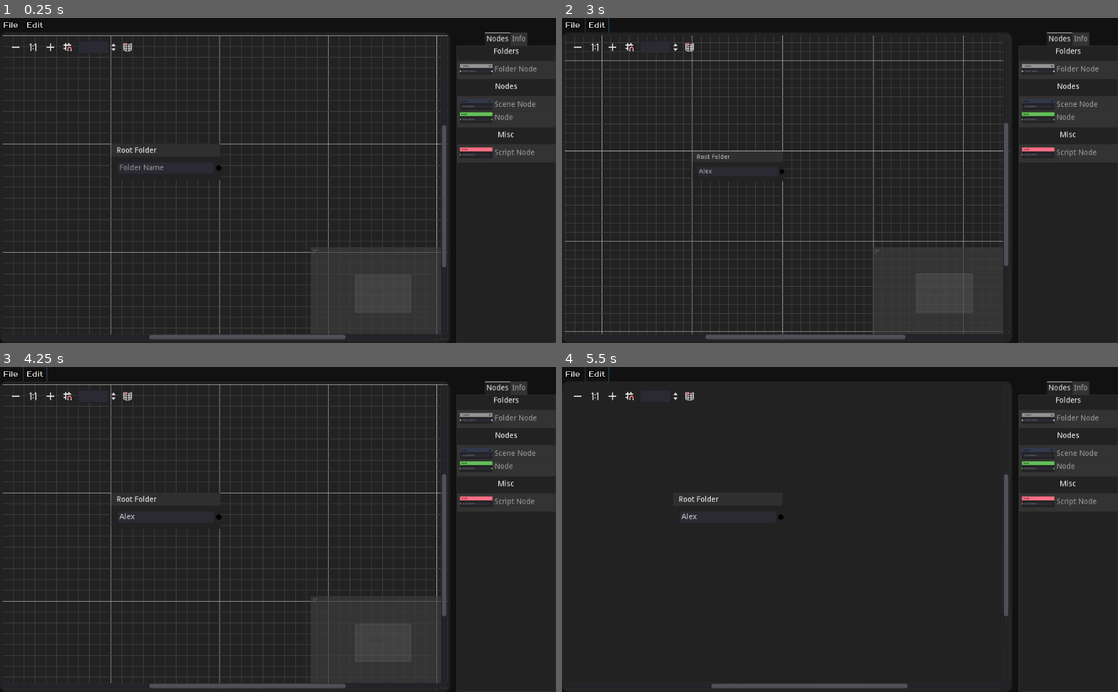
Above: before the commit, frames 1-4 (two rows, left to right).
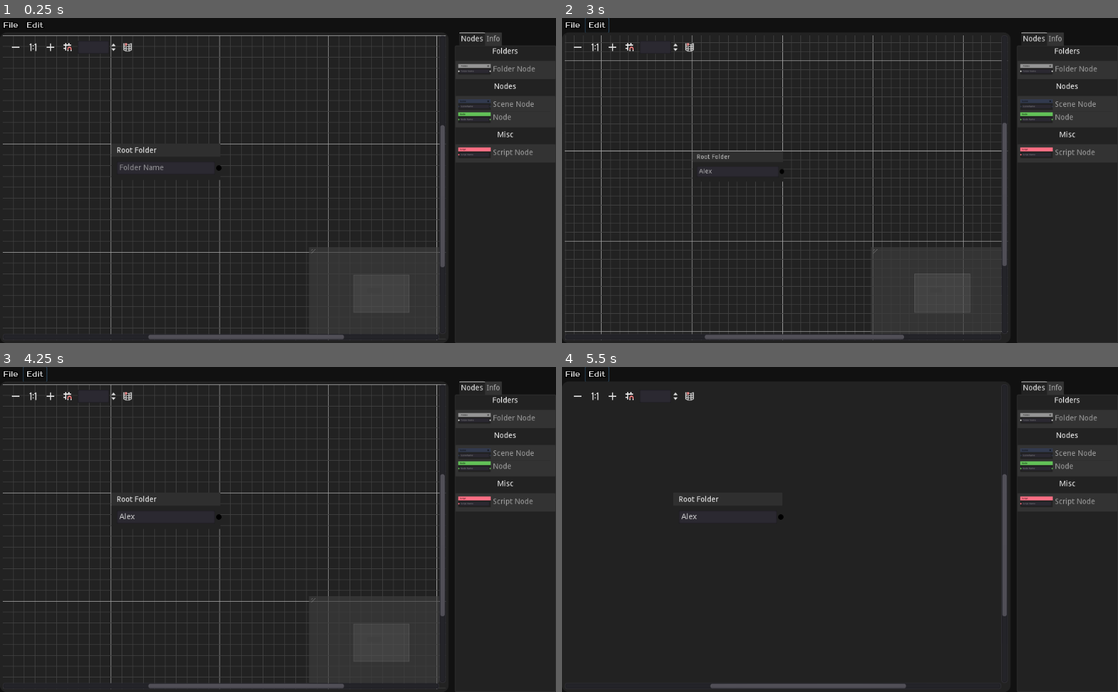
Above: after the commit, the same moments.

Repository: Mercadud/Godot-Project-Planner-Exporter
Game: Godot game, scene res://Scenes/Pages/Main Page.tscn
Two runs of this game, one before a commit and one after it. Both use one fixed random seed, a clock stepped at 60 frames per second and the inputs below.
Inputs (mouse positions are in pixels of both pictures, inside the frame that each line leads up to):
- Up to frame 1 (0.25 s): no input
- Up to frame 2 (3 s): click (728, 167) at 0.52 s; type "Alex" at 0.6 s; click "File" at 1.25 s; click "Edit" at 2 s; click (578, 47) at 2.75 s
- Up to frame 3 (4.25 s): click (50, 396) at 3.5 s
- Up to frame 4 (5.5 s): click (628, 396) at 4.25 s; click (689, 396) at 5 s

The runs differ from the first frame. In frame 1, 1.0% of the frame differs, in the area x 26-97%, y 4-100%; in frame 2, 2.0%, in the area x 2-97%, y 4-100%; in frame 3, 1.0%; in frame 4, 1.0%.

Commit message:
added node info, (no gui yet)

Diff:
--- a/Scenes/Pages/Main Page.tscn
+++ b/Scenes/Pages/Main Page.tscn
@@ -1,9 +1,8 @@
-[gd_scene load_steps=19 format=2]
+[gd_scene load_steps=18 format=2]
 
 [ext_resource path="res://Fonts/Prosto_One/TitleBar.tres" type="DynamicFont" id=1]
 [ext_resource path="res://Script/Tree/editor/Editor.gd" type="Script" id=2]
 [ext_resource path="res://Scenes/nodes/RootFolder.tscn" type="PackedScene" id=3]
-[ext_resource path="res://Script/Tree/nodes/folderList.gd" type="Script" id=4]
 [ext_resource path="res://Assets/Nodes/Folder.png" type="Texture" id=5]
 [ext_resource path="res://Script/Tree/editor/GraphEdit.gd" type="Script" id=6]
 [ext_resource path="res://Script/main.gd" type="Script" id=7]
@@ -155,7 +154,6 @@
 margin_right = 401.0
 margin_bottom = 267.0
 mouse_filter = 1
-show_close = false
 
 [node name="Select" type="TabContainer" parent="Mount/MainWindow/Editor"]
 margin_left = 822.0
@@ -164,6 +162,8 @@
 custom_styles/tab_fg = SubResource( 4 )
 custom_styles/tab_bg = SubResource( 5 )
 custom_styles/panel = SubResource( 6 )
+tab_align = 0
+use_hidden_tabs_for_min_size = true
 
 [node name="Nodes" type="VBoxContainer" parent="Mount/MainWindow/Editor/Select"]
 anchor_right = 1.0
@@ -194,12 +194,11 @@
 items = [ "Folder Node", ExtResource( 5 ), false ]
 auto_height = true
 same_column_width = true
-script = ExtResource( 4 )
 
 [node name="Nodes" type="VSplitContainer" parent="Mount/MainWindow/Editor/Select/Nodes"]
 margin_top = 65.0
 margin_right = 200.0
-margin_bottom = 162.0
+margin_bottom = 150.0
 dragger_visibility = 2
 
 [node name="Nodes" type="Label" parent="Mount/MainWindow/Editor/Select/Nodes/Nodes"]
@@ -213,15 +212,15 @@
 [node name="ItemList" type="ItemList" parent="Mount/MainWindow/Editor/Select/Nodes/Nodes"]
 margin_top = 27.0
 margin_right = 200.0
-margin_bottom = 97.0
+margin_bottom = 85.0
 custom_styles/bg = ExtResource( 9 )
 items = [ "Scene Node", ExtResource( 8 ), false, "Node", ExtResource( 11 ), false ]
 auto_height = true
 
 [node name="Misc" type="VSplitContainer" parent="Mount/MainWindow/Editor/Select/Nodes"]
-margin_top = 166.0
-margin_right = 200.0
-margin_bottom = 239.0
+margin_top = 154.0
+margin_right = 200.0
+margin_bottom = 215.0
 dragger_visibility = 2
 
 [node name="Label" type="Label" parent="Mount/MainWindow/Editor/Select/Nodes/Misc"]
@@ -235,7 +234,7 @@
 [node name="ItemList" type="ItemList" parent="Mount/MainWindow/Editor/Select/Nodes/Misc"]
 margin_top = 27.0
 margin_right = 200.0
-margin_bottom = 73.0
+margin_bottom = 61.0
 custom_styles/bg = ExtResource( 9 )
 items = [ "Script Node", ExtResource( 10 ), false ]
 auto_height = true
@@ -248,6 +247,32 @@
 margin_top = 25.0
 margin_right = -1.0
 margin_bottom = -1.0
+
+[node name="Label" type="Label" parent="Mount/MainWindow/Editor/Select/Info"]
+margin_right = 200.0
+margin_bottom = 14.0
+text = "Folder"
+align = 1
+valign = 1
+
+[node name="Folder" type="HBoxContainer" parent="Mount/MainWindow/Editor/Select/Info"]
+margin_top = 18.0
+margin_right = 200.0
+margin_bottom = 42.0
+alignment = 1
+
+[node name="Label" type="Label" parent="Mount/MainWindow/Editor/Select/Info/Folder"]
+margin_left = 8.0
+margin_top = 5.0
+margin_right = 98.0
+margin_bottom = 19.0
+text = "Folder Name: "
+
+[node name="LineEdit" type="LineEdit" parent="Mount/MainWindow/Editor/Select/Info/Folder"]
+margin_left = 102.0
+margin_right = 192.0
+margin_bottom = 24.0
+rect_min_size = Vector2( 90, 0 )
 
 [node name="Warnings" type="Node" parent="Mount/MainWindow"]
 
--- a/Scenes/nodes/Folder.tscn
+++ b/Scenes/nodes/Folder.tscn
@@ -36,3 +36,5 @@
 margin_bottom = 57.0
 max_length = 23
 placeholder_text = "Folder Name"
+[connection signal="close_request" from="." to="." method="_on_Folder_close_request"]
+[connection signal="text_changed" from="FolderName" to="." method="_on_FolderName_text_changed"]
--- a/Scenes/nodes/Node.tscn
+++ b/Scenes/nodes/Node.tscn
@@ -12,6 +12,7 @@
 custom_styles/frame = ExtResource( 2 )
 custom_styles/selectedframe = ExtResource( 1 )
 title = "Node"
+show_close = true
 slot/0/left_enabled = true
 slot/0/left_type = 0
 slot/0/left_color = Color( 0.388235, 0.760784, 0.34902, 1 )
@@ -29,3 +30,5 @@
 margin_right = 191.0
 margin_bottom = 57.0
 placeholder_text = "Node Name"
+[connection signal="close_request" from="." to="." method="_on_Node_close_request"]
+[connection signal="text_changed" from="LineEdit" to="." method="_on_LineEdit_text_changed"]
--- a/Scenes/nodes/RootFolder.tscn
+++ b/Scenes/nodes/RootFolder.tscn
@@ -1,7 +1,8 @@
-[gd_scene load_steps=3 format=2]
+[gd_scene load_steps=4 format=2]
 
 [ext_resource path="res://Themes/Nodes/RootFolder/SelectedFrame.tres" type="StyleBox" id=1]
 [ext_resource path="res://Themes/Nodes/RootFolder/frame.tres" type="StyleBox" id=2]
+[ext_resource path="res://Script/Tree/nodes/RootFolder.gd" type="Script" id=3]
 
 [node name="RootFolder" type="GraphNode"]
 margin_left = 6.0
@@ -12,13 +13,13 @@
 custom_styles/selectedframe = ExtResource( 1 )
 custom_colors/title_color = Color( 1, 1, 1, 1 )
 title = "Root Folder"
-show_close = true
 slot/0/left_enabled = false
 slot/0/left_type = 0
 slot/0/left_color = Color( 1, 1, 1, 1 )
 slot/0/right_enabled = true
 slot/0/right_type = 0
 slot/0/right_color = Color( 0, 0, 0, 1 )
+script = ExtResource( 3 )
 __meta__ = {
 "_edit_use_anchors_": false
 }
@@ -29,3 +30,4 @@
 margin_right = 191.0
 margin_bottom = 57.0
 placeholder_text = "Folder Name"
+[connection signal="text_changed" from="FolderName" to="." method="_on_FolderName_text_changed"]
--- a/Scenes/nodes/Scene.tscn
+++ b/Scenes/nodes/Scene.tscn
@@ -30,3 +30,5 @@
 margin_right = 191.0
 margin_bottom = 57.0
 placeholder_text = "SceneName"
+[connection signal="close_request" from="." to="." method="_on_Scene_close_request"]
+[connection signal="text_changed" from="LineEdit" to="." method="_on_LineEdit_text_changed"]
--- a/Scenes/nodes/Script.tscn
+++ b/Scenes/nodes/Script.tscn
@@ -12,6 +12,7 @@
 custom_styles/frame = ExtResource( 2 )
 custom_styles/selectedframe = ExtResource( 1 )
 title = "Script"
+show_close = true
 slot/0/left_enabled = true
 slot/0/left_type = 0
 slot/0/left_color = Color( 1, 0.439216, 0.521569, 1 )
@@ -29,3 +30,5 @@
 margin_right = 191.0
 margin_bottom = 57.0
 placeholder_text = "Script Name"
+[connection signal="close_request" from="." to="." method="_on_Script_close_request"]
+[connection signal="text_changed" from="LineEdit" to="." method="_on_LineEdit_text_changed"]
--- a/Script/Tree/editor/GraphEdit.gd
+++ b/Script/Tree/editor/GraphEdit.gd
@@ -11,11 +11,11 @@
 func _ready():
 	pass
 
-func _physics_process(delta):
+func _physics_process(_delta):
 	if recordMouseLocation:
 		mouseLocation = get_local_mouse_position()
 
-func spawnNode(nodeName, dragged):
+func spawnNode(nodeName, _dragged):
 	var node = load("res://Scenes/nodes/" + nodeName + ".tscn")
 	var inst = node.instance()
 	inst.offset += spawnLoc + (nodeCount * Vector2(20,20))
@@ -29,7 +29,7 @@
 func _on_GraphEdit_mouse_exited():
 	recordMouseLocation = false
 
-func _on_Folder_item_activated(index):
+func _on_Folder_item_activated(_index):
 	spawnNode("Folder", false)
 
 
@@ -40,7 +40,7 @@
 		spawnNode("Node", false)
 
 
-func _on_Misc_item_activated(index):
+func _on_Misc_item_activated(_index):
 	spawnNode("Script", false)
 
 
@@ -50,13 +50,13 @@
 	if "Folder" in from or "RootFolder" in from:
 		if !"Node" in to:
 			if !checkConnected(to):
-				connect_node(from, from_slot, to, to_slot)
-				return
+				if connect_node(from, from_slot, to, to_slot) == OK:
+					return
 	if "Scene" in from or "Node" in from:
 		if "Node" in to:
 			if !checkConnected(to):
-				connect_node(from, from_slot, to, to_slot)
-				return
+				if connect_node(from, from_slot, to, to_slot) == OK:
+					return
 
 
 func checkConnected(node):
--- a/Script/Tree/nodes/Folder.gd
+++ b/Script/Tree/nodes/Folder.gd
@@ -1,6 +1,10 @@
 extends GraphNode
 
 var connected = false
+
+var info = {
+	folderName = ""
+}
 
 func _ready():
 	pass
@@ -10,3 +14,10 @@
 
 func disconnectedFromNode():
 	connected = false
+
+func _on_FolderName_text_changed(new_text):
+	info.folderName = new_text
+
+
+func _on_Folder_close_request():
+	queue_free()
--- a/Script/Tree/nodes/Node.gd
+++ b/Script/Tree/nodes/Node.gd
@@ -1,6 +1,11 @@
 extends GraphNode
 
 var connected = false
+
+var info = {
+	nodeType = "Node",
+	nodeName = ""
+}
 
 func _ready():
 	pass
@@ -10,3 +15,11 @@
 
 func disconnectedFromNode():
 	connected = false
+
+
+func _on_LineEdit_text_changed(new_text):
+	info.nodeName = new_text
+
+
+func _on_Node_close_request():
+	queue_free()
--- /dev/null
+++ b/Script/Tree/nodes/RootFolder.gd
@@ -0,0 +1,13 @@
+extends GraphNode
+
+var info = {
+	folderName = ""
+}
+
+func _ready():
+	pass
+
+
+
+func _on_FolderName_text_changed(new_text):
+	info.folderName = new_text
--- a/Script/Tree/nodes/Scene.gd
+++ b/Script/Tree/nodes/Scene.gd
@@ -1,6 +1,12 @@
 extends GraphNode
 
 var connected = false
+
+var info = {
+	sceneName = "",
+	sceneType = "",
+	attachedScript = ""
+}
 
 func _ready():
 	pass
@@ -10,3 +16,10 @@
 
 func disconnectedFromNode():
 	connected = false
+
+func _on_LineEdit_text_changed(new_text):
+	info.sceneName = new_text
+
+
+func _on_Scene_close_request():
+	queue_free()
--- a/Script/Tree/nodes/Script.gd
+++ b/Script/Tree/nodes/Script.gd
@@ -1,6 +1,11 @@
 extends GraphNode
 
 var connected = false
+
+var info = {
+	scriptName = "",
+	funtions = []
+}
 
 func _ready():
 	pass
@@ -10,3 +15,11 @@
 
 func disconnectedFromNode():
 	connected = false
+
+
+func _on_LineEdit_text_changed(new_text):
+	info.scriptName = new_text
+
+
+func _on_Script_close_request():
+	queue_free()
--- a/Script/Tree/nodes/folderList.gd
+++ /dev/null
@@ -1,5 +0,0 @@
-extends ItemList
-
-
-func _ready():
-	pass
--- a/Script/main.gd
+++ b/Script/main.gd
@@ -6,7 +6,7 @@
 func _ready():
 	pass
 
-func _process(delta):
+func _process(_delta):
 	if Input.is_action_just_pressed("ctrl"):
 		graph.mouse_filter = Control.MOUSE_FILTER_IGNORE
 		ctrlPressed = true
